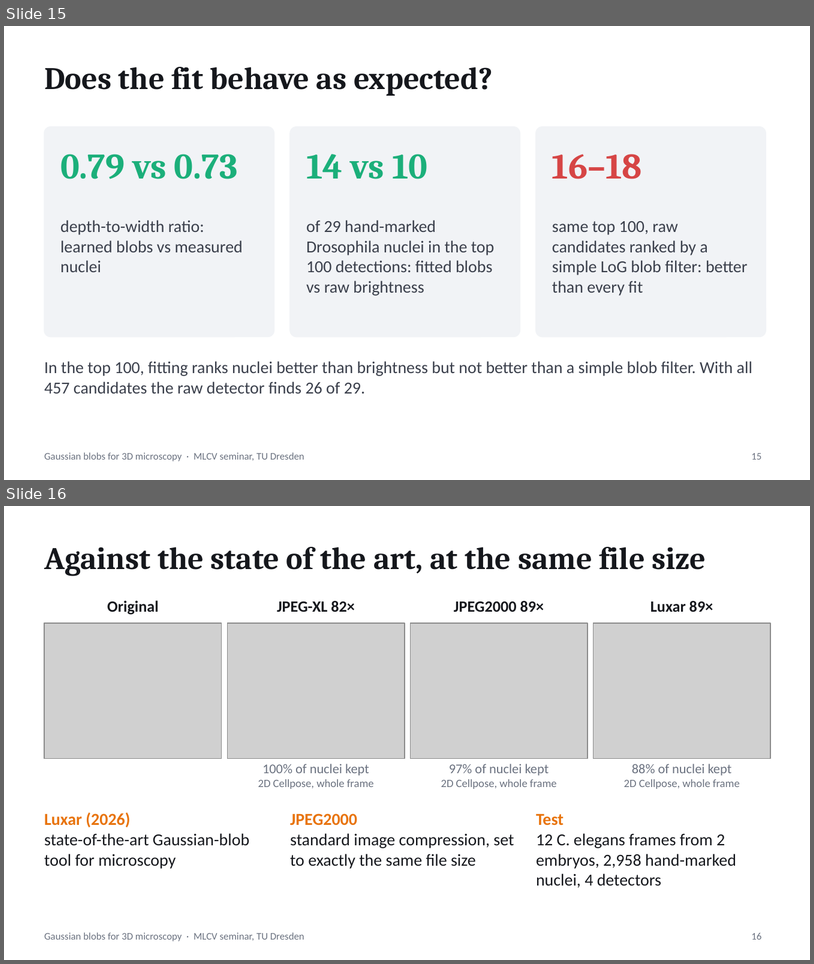
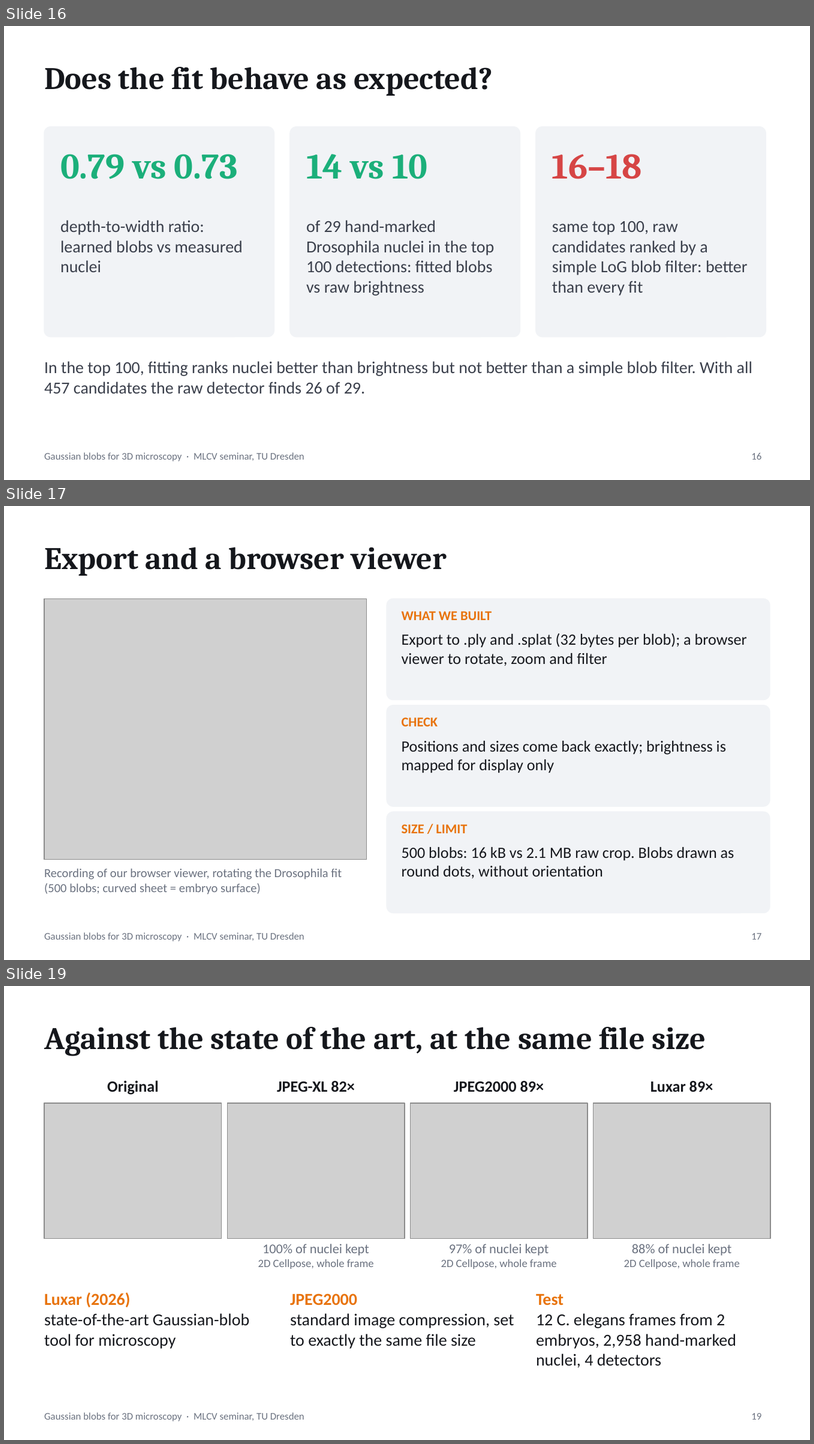
Before and after one commit to asadrizvi64/DeepLearning-Seminar-TeamProject, a slide deck: Gaussian_Blobs_Microscopy_v3.pptx. Shown one above the other, each under a label of ours: slides 15 and 16 before the commit, slides 16, 17 and 19 after it; the slides between them are not shown. The pictures are 814x964 and 814x1444 pixels, drawn with LibreOffice and Linux fonts; fonts in the diff are those of the drawing; grey boxes stand for pictures. Boxes give left, top, right and bottom in pixels: in the first picture for what was removed or moved away, otherwise in the second. Text is boxed around its words. In the diff, an @@ line names an element or a change of style, - is before the commit and + after.

```diff
--- a/Gaussian_Blobs_Microscopy_v3.pptx
+++ b/Gaussian_Blobs_Microscopy_v3.pptx
@@ slide 17 added at bbox=[4, 506, 810, 960], background #FFFFFF; not listed: 1 template element that a slide beside it also shows @@
@@ title added at bbox=[44, 547, 447, 576], 28 pt, text #15171C, bold @@
+Export and a browser viewer
@@ picture added at bbox=[44, 599, 367, 859] @@
@@ rounded rectangle added at bbox=[387, 599, 770, 700], fill #F1F3F6, outline #F1F3F6 1 pt @@
@@ text added at bbox=[402, 611, 492, 620], 12 pt, text #E8730C, bold @@
+WHAT WE BUILT
@@ text added at bbox=[402, 633, 747, 666], 14 pt, text #15171C @@
+Export to .ply and .splat (32 bytes per blob); a browser viewer to rotate, zoom and filter
@@ rounded rectangle added at bbox=[387, 705, 770, 806], fill #F1F3F6, outline #F1F3F6 1 pt @@
@@ text added at bbox=[402, 717, 438, 726], 12 pt, text #E8730C, bold @@
+CHECK
@@ text added at bbox=[402, 741, 726, 773], 14 pt, text #15171C @@
+Positions and sizes come back exactly; brightness is mapped for display only
@@ rounded rectangle added at bbox=[387, 811, 770, 912], fill #F1F3F6, outline #F1F3F6 1 pt @@
@@ text added at bbox=[402, 824, 467, 833], 12 pt, text #E8730C, bold @@
+SIZE / LIMIT
@@ text added at bbox=[402, 847, 735, 878], 14 pt, text #15171C @@
+500 blobs: 16 kB vs 2.1 MB raw crop. Blobs drawn as round dots, without orientation
@@ text added at bbox=[44, 868, 342, 894], 11 pt, text #6B7280 @@
+Recording of our browser viewer, rotating the Drosophila fit (500 blobs; curved sheet = embryo surface)
@@ page number added at bbox=[752, 933, 762, 939], 9 pt, text #6B7280 @@
+17
@@ what was slide 15 is now slide 16 @@
@@ page number at bbox=[752, 452, 762, 459]: text changed @@
-15
+16
@@ what was slide 16 is now slide 19 @@
@@ page number at bbox=[752, 1413, 762, 1419]: text changed @@
-16
+19
```
Also in this commit, not shown: 6 slides changed, 2 other slides added, 55 other files.
